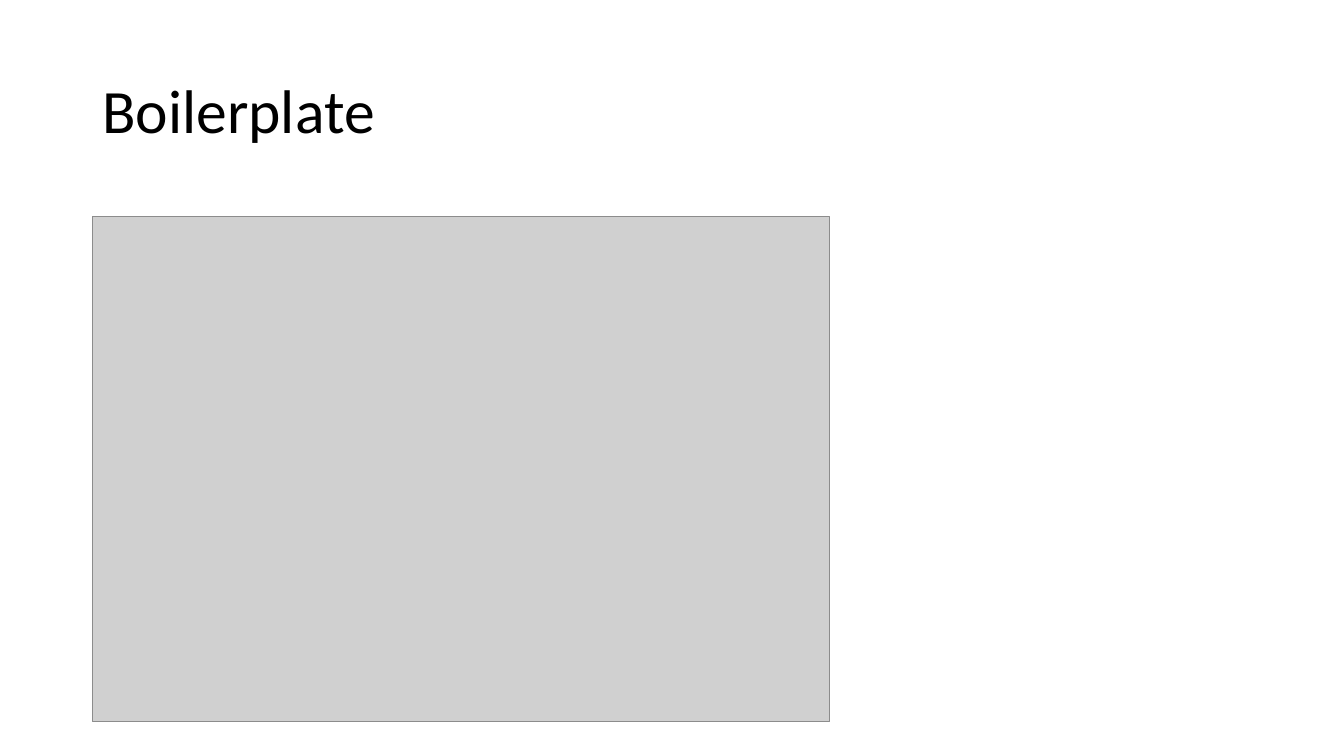
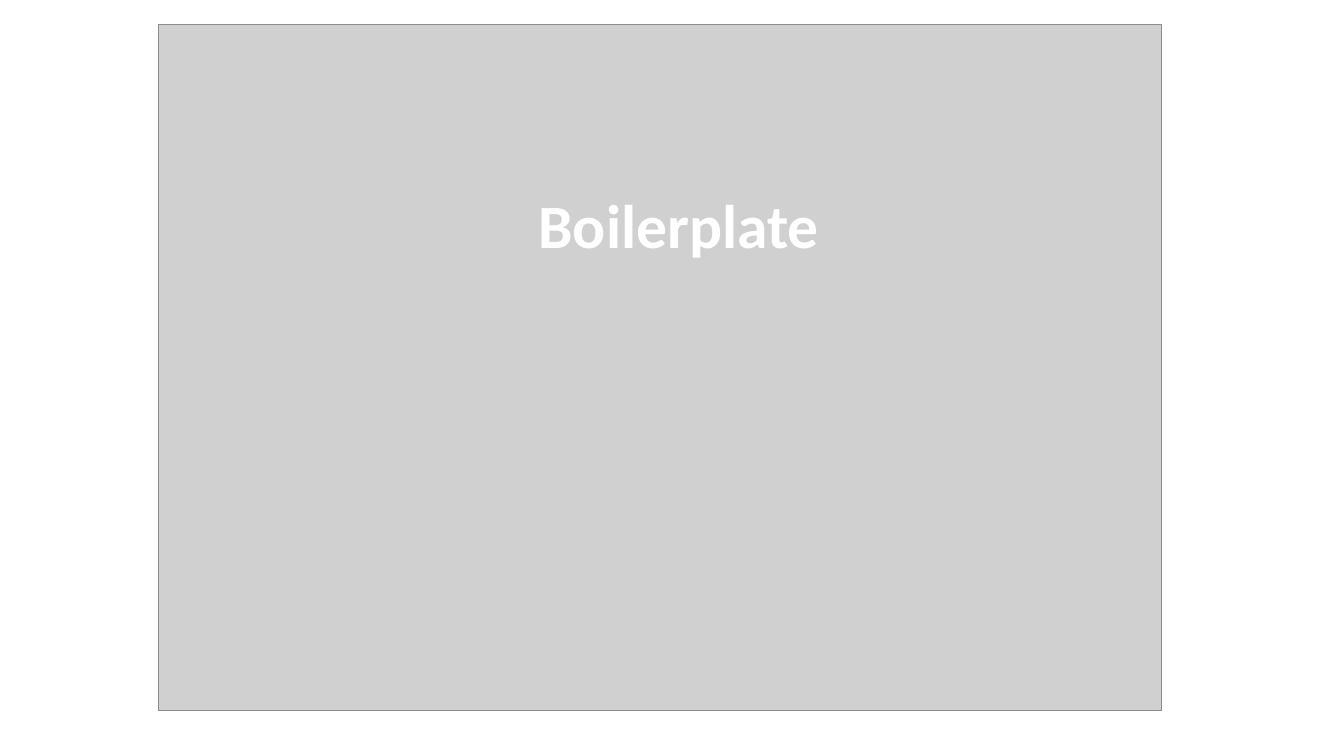
Before and after one commit to diffplug/sockets-and-plugs, a slide deck: slide 41 of Socket and Plugs.pptx (slide 33 before the commit). Drawn at 1344x756 pixels with LibreOffice and Linux fonts; fonts in the diff are those of the drawing; grey boxes stand for pictures. Boxes give left, top, right and bottom in pixels: in the first picture for what was removed or moved away, otherwise in the second. Text is boxed around its words. In the diff, an @@ line names an element or a change of style, - is before the commit and + after.

```diff
--- a/Socket and Plugs.pptx
+++ b/Socket and Plugs.pptx
@@ picture: place and size @@
-picture at <box>93,217,830,722</box>
+picture at <box>158,24,1162,711</box>
@@ title "Boilerplate": place and size @@
-title "Boilerplate" at <box>102,90,374,143</box>
+title "Boilerplate" at <box>538,205,818,257</box>
@@ title "Boilerplate" at <box>538,205,818,257</box>: text colour #000000 to #FFFFFF, bold on @@
```
Also in this commit, not shown: 2 other slides changed, 8 slides added, 1 slide removed.
